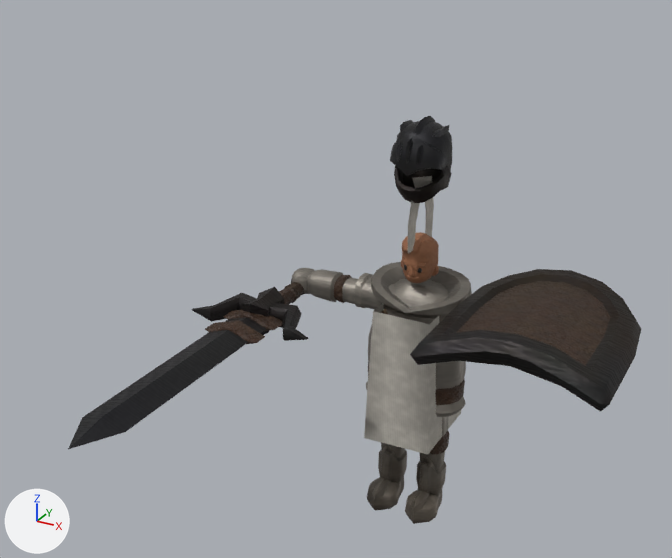
An edit to the glTF model csharp/Unciv.Godot/Packs/units/models/unit/Samurai.glb, drawn before and after from the same camera.
Both versions are drawn from a camera (50 mm lens) standing at (0.647, -1.505, 1.224) and looking at (-0.059, -0.222, 0.582). Every picture has the same lights, and +X, +Y and +Z are marked at lower left. The first picture is the older version. Where no turn or scale is listed for an object, it has been applied to the vertices. Vertices at exactly the same position are counted once.

Names of what the first picture shows: '2H_Sword', 'Badge_Shield', 'Knight_Helmet', 'Warrior'.
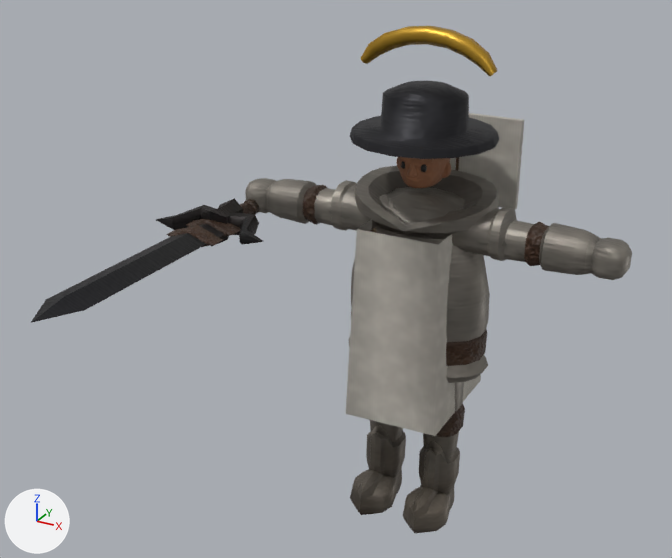
Where the change shows, as pixel boxes (x1, y1, x2, y2) in the pictures (672 x 558 px):
'Warrior', reshaped, moved, rescaled
    before: (292, 176, 472, 524)
    after: (245, 26, 632, 533)
'Badge_Shield', deleted
    before: (410, 269, 641, 412)
    faces in mat_iron: (410, 269, 641, 412)
    faces in mat_leather: (456, 281, 611, 366)
'2H_Sword', moved, rescaled (26% shorter)
    before: (68, 279, 310, 449)
    after: (31, 198, 263, 323)
'Knight_Helmet', deleted
    before: (390, 116, 452, 203)
part 1 of me_mesh_skinned, added
    after: (450, 113, 524, 210)
part 2 of me_mesh_skinned, added
    after: (350, 81, 499, 159)
part 3 of me_mesh_skinned, added (brown)
    after: (360, 26, 497, 76)
part 4 of me_mesh_skinned, deleted
    before: (408, 176, 434, 253)

What changed in the scene script:
```text
Add mat_gilt:
    mat_gilt = bpy.data.materials.new('Gilt')
    mat_gilt.use_nodes = True; mat_gilt.node_tree.nodes.clear()
    _N = mat_gilt.node_tree.nodes; _L = mat_gilt.node_tree.links
    n0 = _N.new('ShaderNodeBsdfPrincipled'); n0.name = 'Principled BSDF'
    n0.inputs[1].default_value = 0.7  # 'Metallic'
    n0.inputs[2].default_value = 0.4  # 'Roughness'
    n1 = _N.new('ShaderNodeOutputMaterial'); n1.name = 'Material Output'
    n2 = _N.new('ShaderNodeVertexColor'); n2.name = 'Color Attribute'
    _L.new(n0.outputs[0], n1.inputs[0])  # 'BSDF' to 'Surface'
    _L.new(n2.outputs[0], n0.inputs[0])  # 'Color' to 'Base Color'
Change me_mesh_skinned:
    used by ob_warrior; location = (0.0, 0.0, -0.008); scale = (0.304, 0.304, 0.304)
    remove me_mesh_skinned.from_pydata(...)  # 2453 vertices, 4564 faces; spans x -0.92..0.92, y -0.29..0.29, z 0.02..2.35
    add me_mesh_skinned.from_pydata(...)  # 2563 vertices, 4772 faces; spans x -0.92..0.92, y -0.33..0.43, z 0.02..2.37
    me_mesh_skinned part 1: a new loose piece, a box spanning x -0.3..0.3, y 0.399..0.429, z 1.508..1.928, in mat_teamcolor
    me_mesh_skinned part 2: a new loose piece of 82 vertices spanning x -0.32..0.32, y -0.33..0.31, z 1.91..2.14, in mat_iron
    me_mesh_skinned part 3: a new loose piece of 47 vertices spanning x -0.3..0.3, y -0.04..0.03, z 2.2..2.37, in mat_gilt
    me_mesh_skinned part 4
    44 vertices are removed from x -0.06..0.06, y -0.19..0.18, z 1.89..2.35
    84 faces are deleted
    other edits to the shape of me_mesh_skinned do not show in these pictures
    add me_mesh_skinned.materials.append(mat_iron)
    add me_mesh_skinned.materials.append(mat_gilt)
Change ob_warrior:
    ob_warrior.location: (0.0, 0.0, -0.008) -> (0.0, 0.0, -0.01)
    ob_warrior.scale: (0.304, 0.304, 0.304) -> (0.417, 0.417, 0.417)
Remove ob_badge_shield:
    ob_badge_shield = bpy.data.objects.new('Badge_Shield', me_mesh_badge_shield)
    ob_badge_shield.location = (0.257, -0.067, 0.501)
Change ob_2h_sword:
    ob_2h_sword.location: (-0.257, -0.071, 0.442) -> (-0.352, -0.06, 0.606)
    ob_2h_sword.scale: (0.31, 0.31, 0.31) -> (0.291, 0.291, 0.291)
Remove ob_knight_helmet:
    ob_knight_helmet = bpy.data.objects.new('Knight_Helmet', me_mesh_knight_helmet)
    ob_knight_helmet.location = (0.0, 0.0, 0.685)
```
